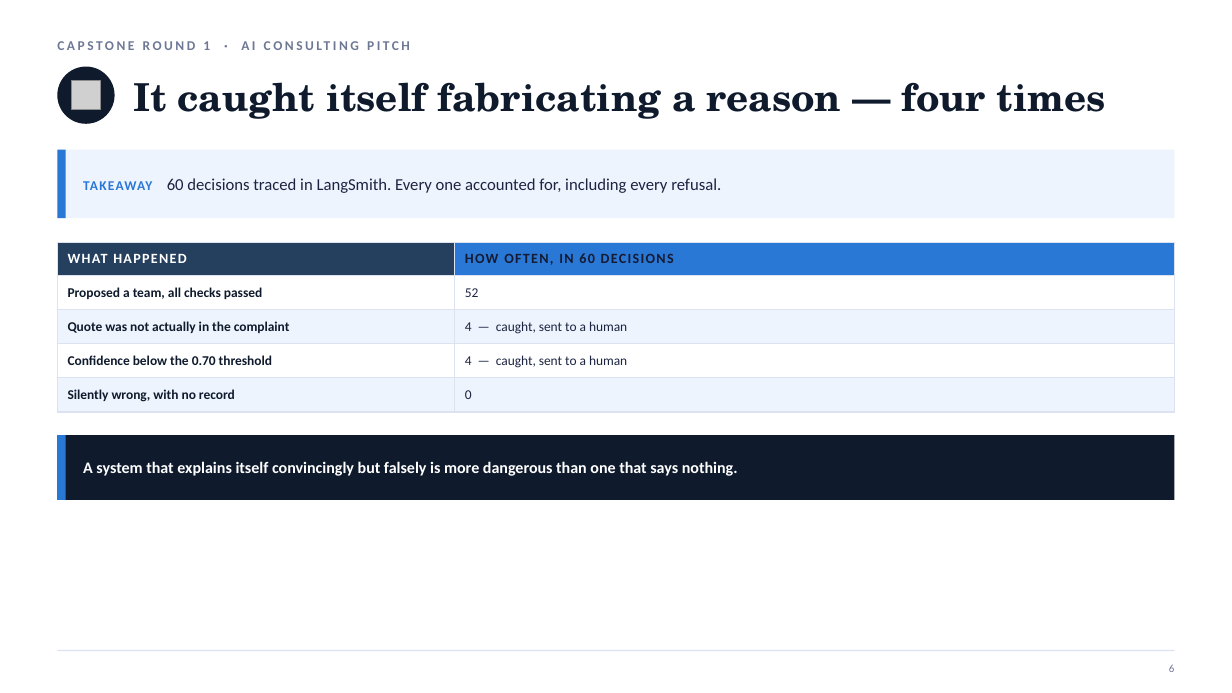
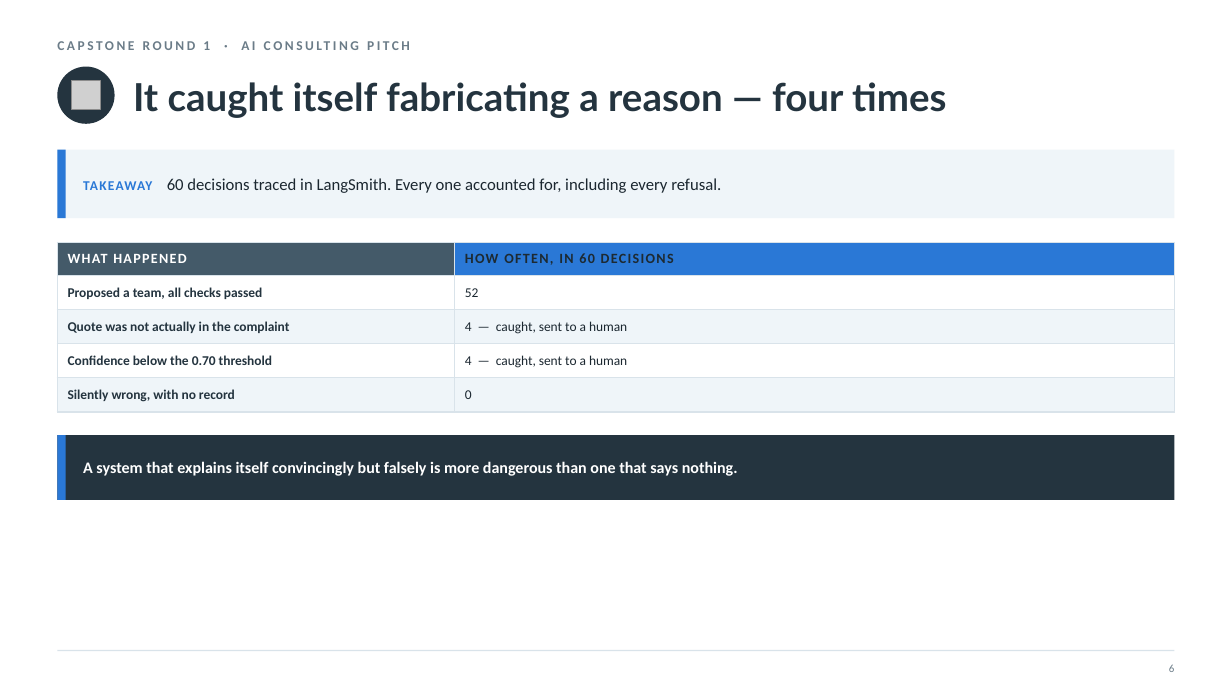
Before and after one commit to nyelugo/PROJECT-Capstone-AI-Consulting, a slide deck: slide 7 of presentation/round1_pitch.pptx. Drawn at 1232x693 pixels with LibreOffice and Linux fonts; fonts in the diff are those of the drawing; grey boxes stand for pictures. Boxes give left, top, right and bottom in pixels: in the first picture for what was removed or moved away, otherwise in the second. Text is boxed around its words. In the diff, an @@ line names an element or a change of style, - is before the commit and + after.

```diff
--- a/presentation/round1_pitch.pptx
+++ b/presentation/round1_pitch.pptx
@@ ellipse at box(57, 67, 115, 124): fill #0F1B2D to #24343F @@
@@ text "It caught itself fabricating a ..." at box(133, 82, 946, 118): font TeX Gyre Schola to Lato, text colour #0F1B2D to #24343F @@
@@ rectangle at box(57, 150, 1175, 218): fill #EDF4FE to #EFF5F9 @@
@@ text "TAKEAWAY 60 decisions traced in ..." at box(83, 178, 721, 193): text colour #1C2440 to #1B2730 @@
@@ table at box(57, 242, 1175, 406) @@
@@ fill #24405E to #445A69 in row 1, column 1 @@
@@ fill #EDF4FE to #EFF5F9 in 4 cells @@
@@ text colour #141B33 to #1D2A32 in "HOW OFTEN, IN 60 DECISIONS" @@
@@ text colour #0F1B2D to #24343F in "Proposed a team, all checks passed", "Quote was not actually in the complaint", "Confidence below the 0.70 threshold", "Silently wrong, with no record" @@
@@ text colour #1C2440 to #1B2730 in "52", "4 — caught, sent to a human", "4 — caught, sent to a human", "0" @@
@@ borders changed @@
@@ rectangle at box(57, 435, 1175, 500): fill #0F1B2D to #24343F @@
```
Also in this commit, not shown: 13 other slides changed, 2 other files.
